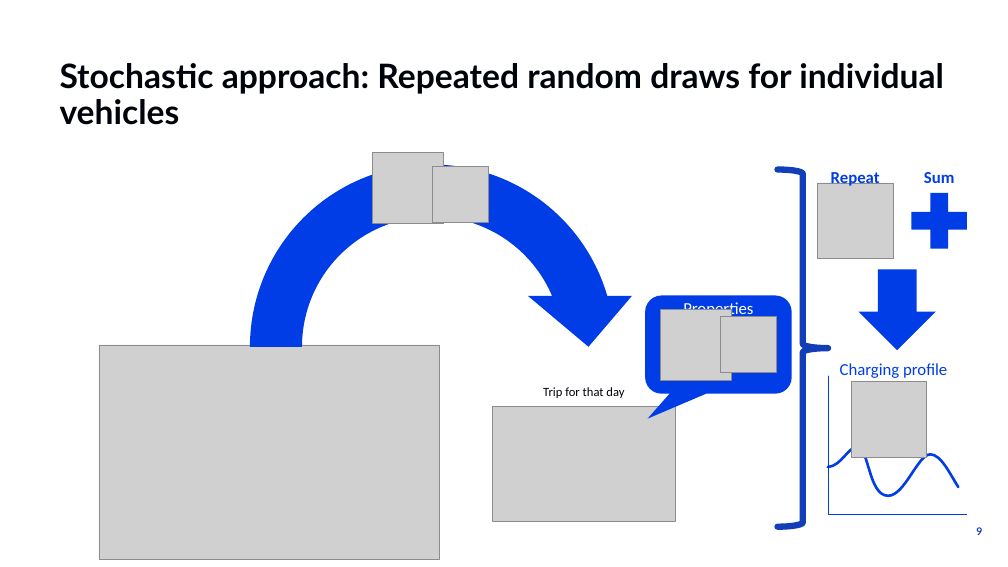
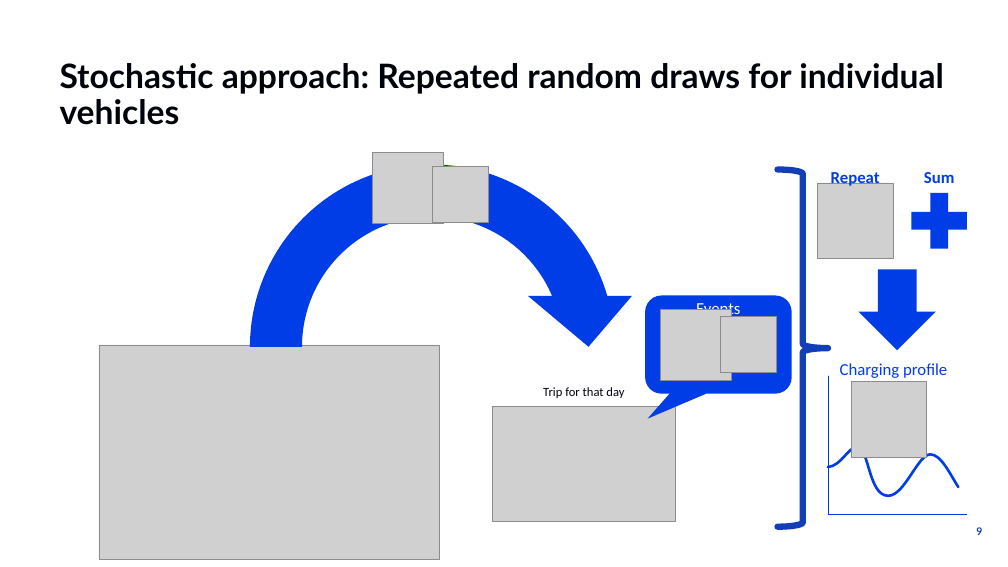
Before and after one commit to TNO/ChaProEV, a slide deck: slide 9 of ChaProEV.pptx. Drawn at 1008x567 pixels with LibreOffice and Linux fonts; fonts in the diff are those of the drawing; grey boxes stand for pictures; background and template pictures are left out. Boxes give left, top, right and bottom in pixels: in the first picture for what was removed or moved away, otherwise in the second. Text is boxed around its words. In the diff, an @@ line names an element or a change of style, - is before the commit and + after.

```diff
--- a/ChaProEV.pptx
+++ b/ChaProEV.pptx
@@ text in rounded speech box at (696,301,740,319): text changed @@
-Properties
+Events
```
Also in this commit, not shown: 9 other files.
